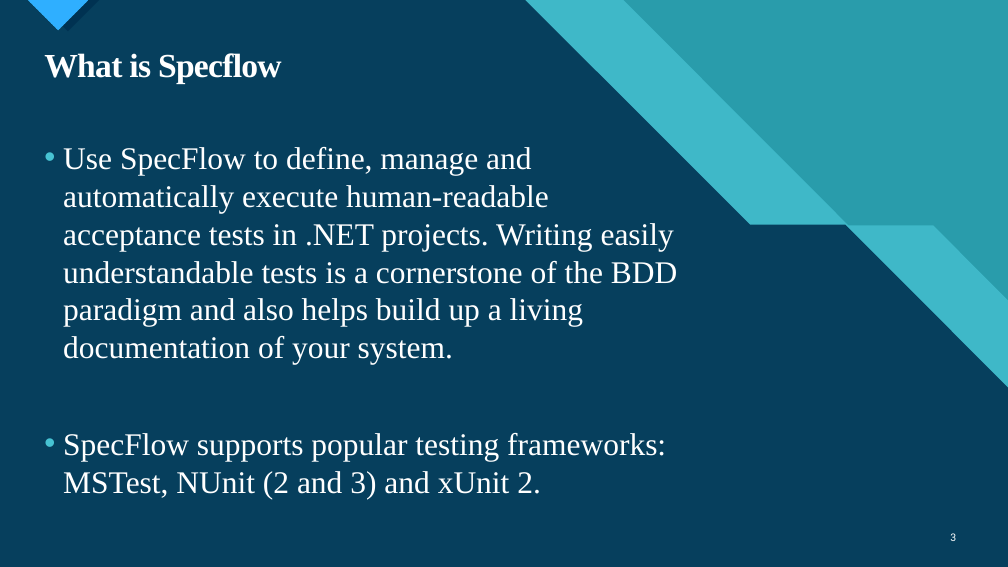
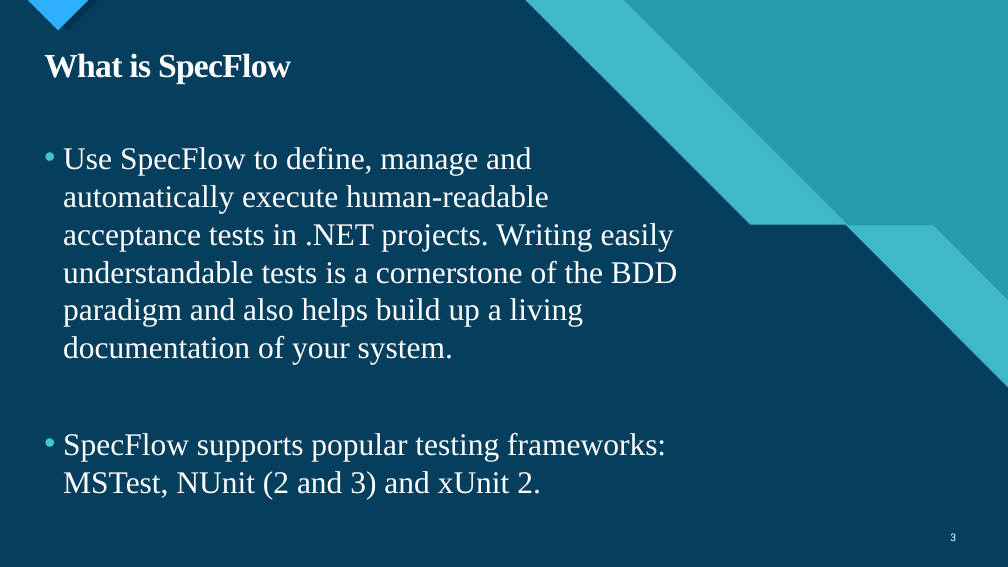
Before and after one commit to ngohungphuc/Presentation, a slide deck: slide 3 of Selenium/Specflow/Web Automation Test with Specflow.pptx. Drawn at 1008x567 pixels with LibreOffice and Linux fonts; fonts in the diff are those of the drawing. Boxes give left, top, right and bottom in pixels: in the first picture for what was removed or moved away, otherwise in the second. Text is boxed around its words. In the diff, an @@ line names an element or a change of style, - is before the commit and + after.

```diff
--- a/Selenium/Specflow/Web Automation Test with Specflow.pptx
+++ b/Selenium/Specflow/Web Automation Test with Specflow.pptx
@@ title at <box>44,53,291,84</box>: text changed @@
-What is Specflow
+What is SpecFlow
```
Also in this commit, not shown: 12 other slides changed, 2 slides added, 3 slides removed.
